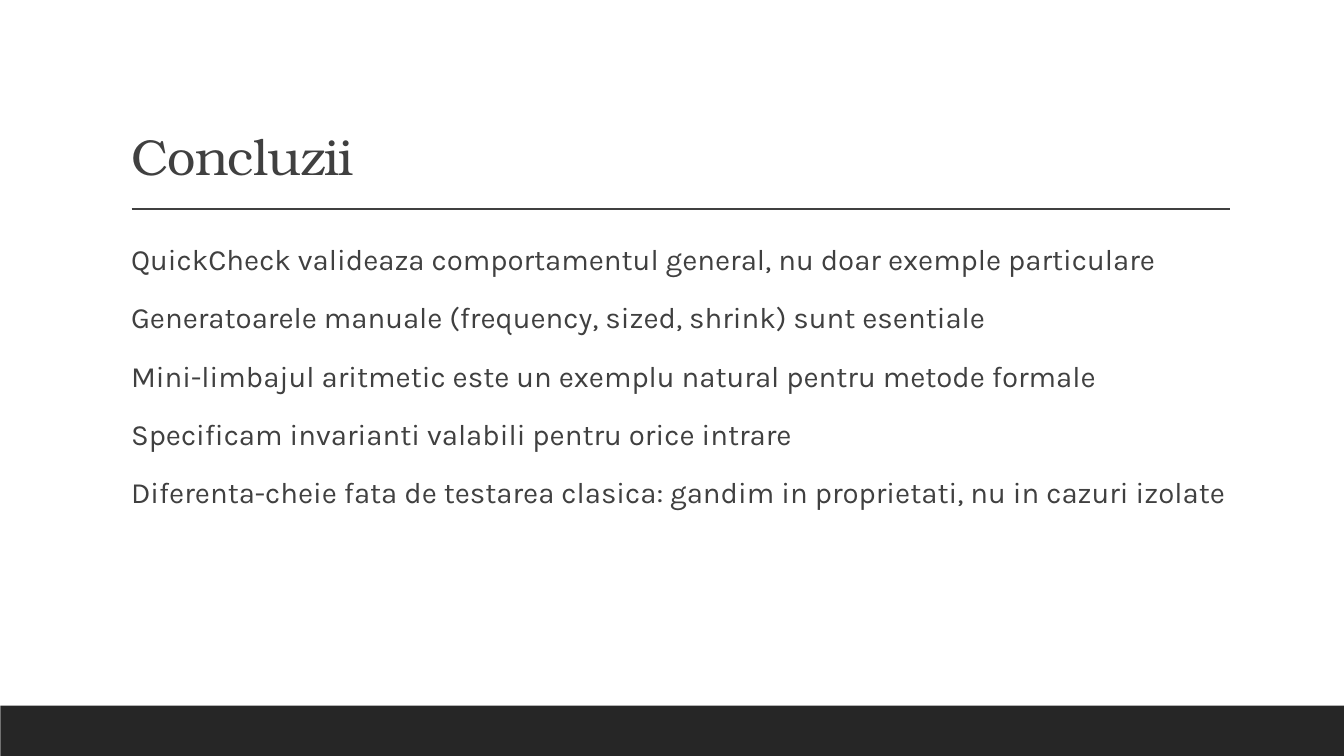
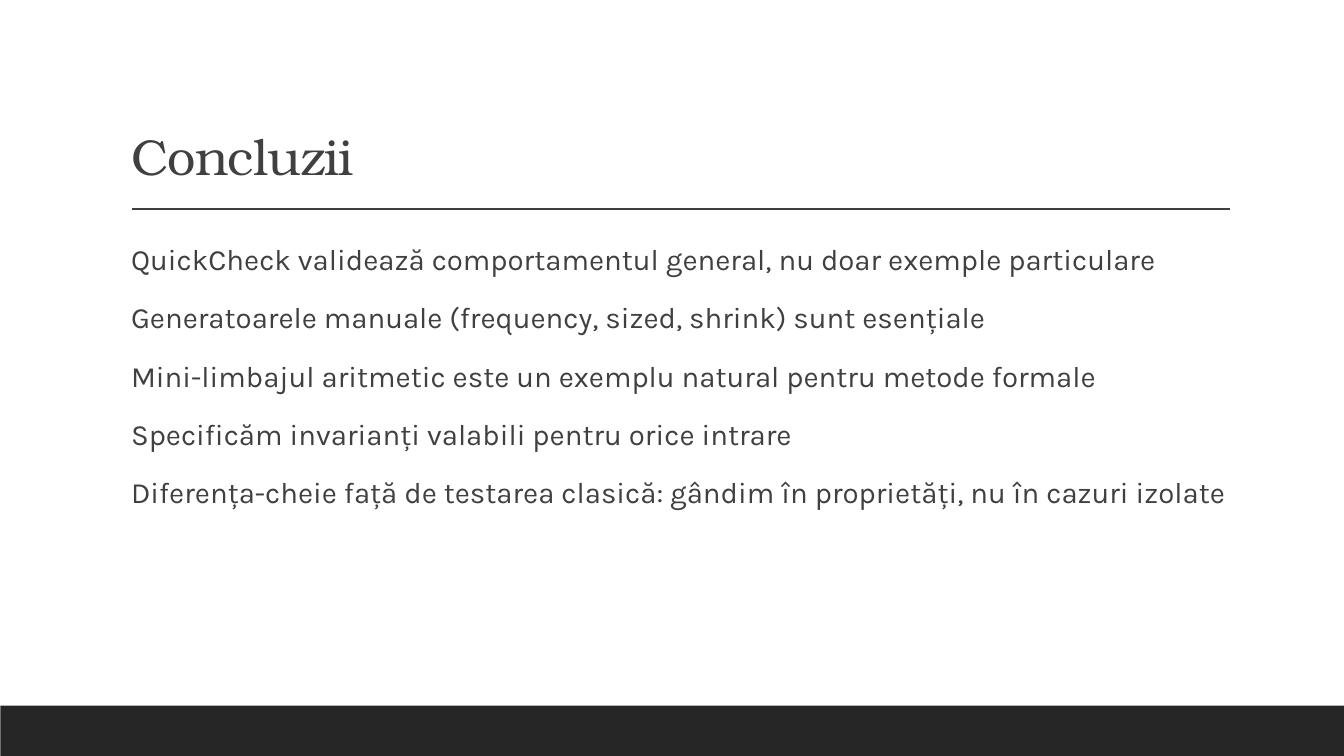
Before and after one commit to alexandrunite/MFIS_Project, a slide deck: slide 26 of Testarea property-based folosind QuickCheck.pptx (slide 18 before the commit). Drawn at 1344x756 pixels with LibreOffice and Linux fonts; fonts in the diff are those of the drawing. Boxes give left, top, right and bottom in pixels: in the first picture for what was removed or moved away, otherwise in the second. Text is boxed around its words. In the diff, an @@ line names an element or a change of style, - is before the commit and + after.

Commit message:
Update PPT

```diff
--- a/Testarea property-based folosind QuickCheck.pptx
+++ b/Testarea property-based folosind QuickCheck.pptx
@@ text at [131,249,1155,335]: text changed @@
-  QuickCheck valideaza comportamentul general, nu doar exemple particulare
-  Generatoarele manuale (frequency, sized, shrink) sunt esentiale
+  QuickCheck validează comportamentul general, nu doar exemple particulare
+  Generatoarele manuale (frequency, sized, shrink) sunt esențiale
@@ text at [131,424,1225,510]: text changed @@
-  Specificam invarianti valabili pentru orice intrare
-  Diferenta-cheie fata de testarea clasica: gandim in proprietati, nu in cazuri izolate
+  Specificăm invarianți valabili pentru orice intrare
+  Diferența-cheie față de testarea clasică: gândim în proprietăți, nu în cazuri izolate
```
Also in this commit, not shown: 1 other slide changed, 8 slides added, 1 other file.
